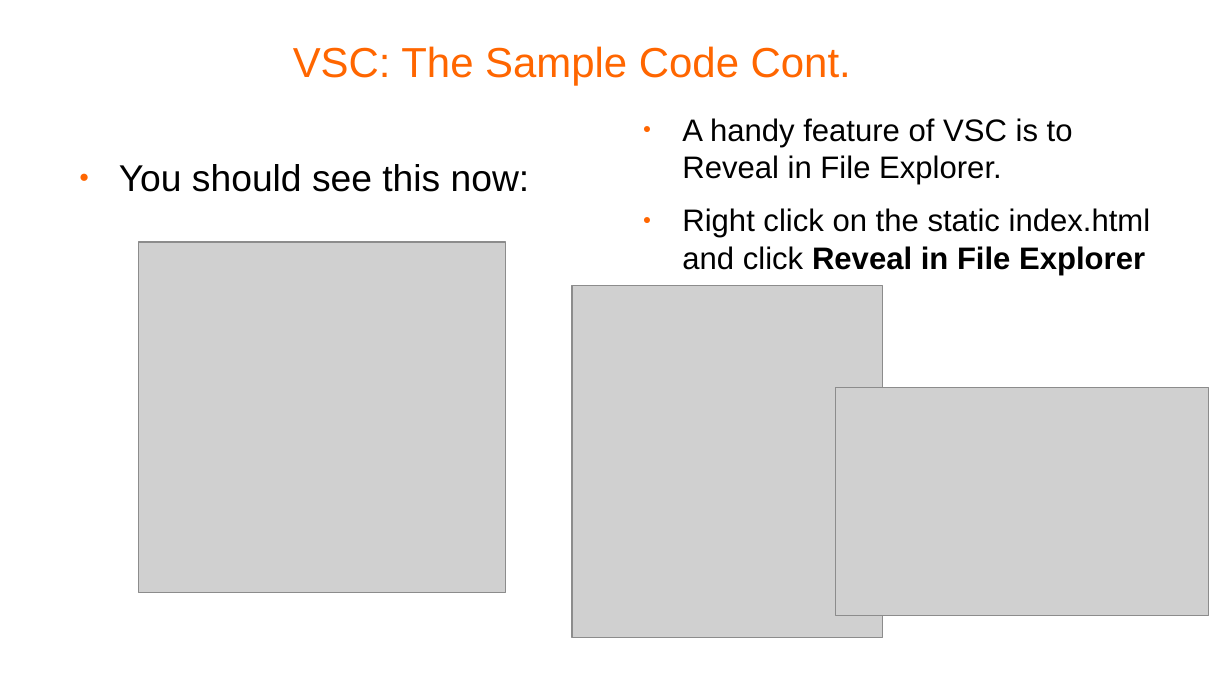
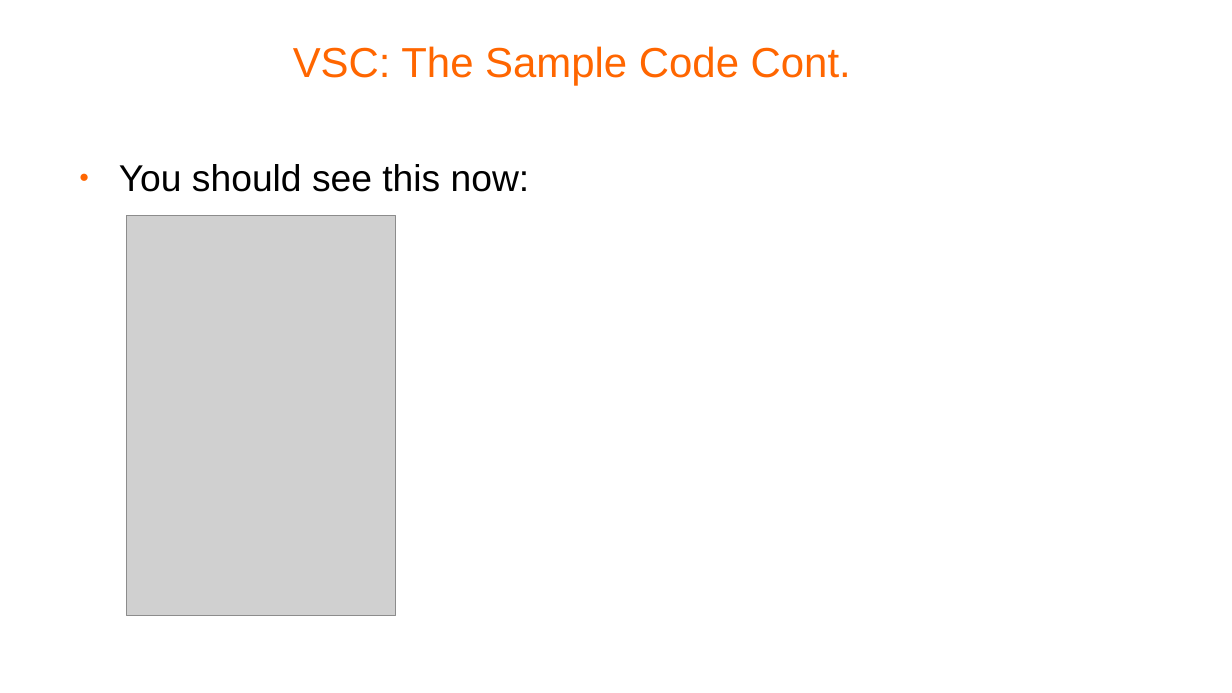
Before and after one commit to pellcorp/coding, a slide deck: slide 7 of docs/python coding.odp. Drawn at 1232x693 pixels with LibreOffice and Linux fonts; fonts in the diff are those of the drawing; grey boxes stand for pictures; background and template pictures are left out. Boxes give left, top, right and bottom in pixels: in the first picture for what was removed or moved away, otherwise in the second. Text is boxed around its words. In the diff, an @@ line names an element or a change of style, - is before the commit and + after.

```diff
--- a/docs/python coding.odp
+++ b/docs/python coding.odp
@@ text removed at [682, 118, 1151, 275] @@
-● A handy feature of VSC is to Reveal in File Explorer.
-● Right click on the static index.html and click Reveal in File Explorer
@@ picture: place and size @@
-picture at [139, 243, 506, 594]
+picture at [126, 216, 396, 617]
@@ picture removed at [572, 285, 883, 638] @@
@@ picture removed at [836, 388, 1210, 616] @@
```
Also in this commit, not shown: 1 other slide changed, 3 slides added, 1 slide removed, 3 other files.
